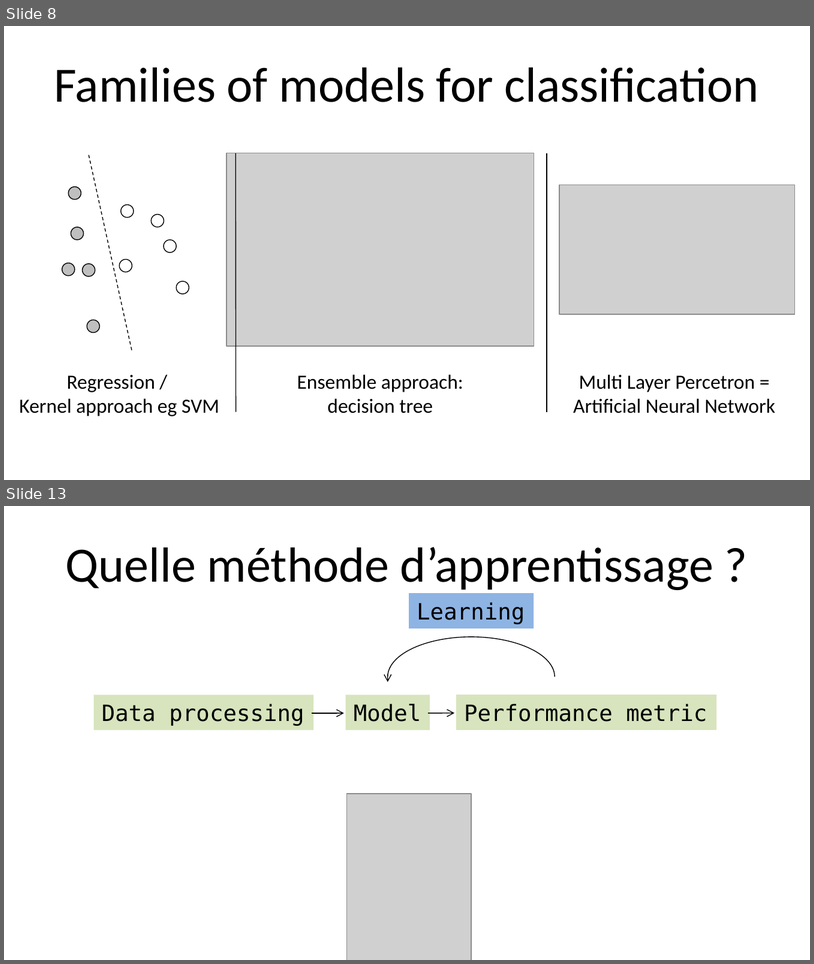
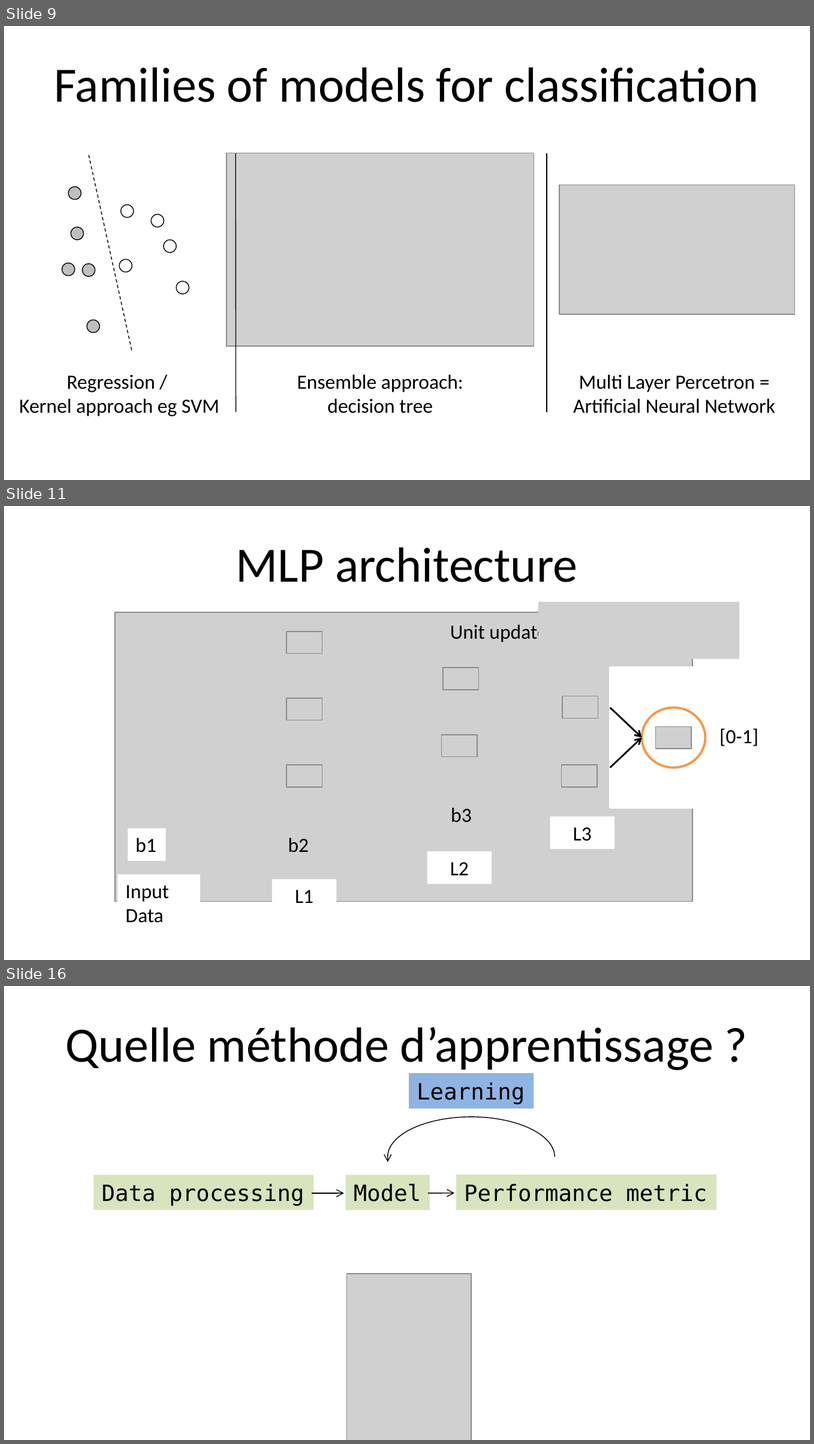
Before and after one commit to Monia234/IFSBM-bigdata, a slide deck: TP_IFSBM_module12/2020/labs/lab_2/TP_DL.pptx. Shown one above the other, each under a label of ours: slides 8 and 13 before the commit, slides 9, 11 and 16 after it; the slides between them are not shown. The pictures are 814x964 and 814x1444 pixels, drawn with LibreOffice and Linux fonts; fonts in the diff are those of the drawing; grey boxes stand for pictures. Boxes give left, top, right and bottom in pixels: in the first picture for what was removed or moved away, otherwise in the second. Text is boxed around its words. In the diff, an @@ line names an element or a change of style, - is before the commit and + after.

```diff
--- a/TP_IFSBM_module12/2020/labs/lab_2/TP_DL.pptx
+++ b/TP_IFSBM_module12/2020/labs/lab_2/TP_DL.pptx
@@ slide 11 added at box(4, 506, 810, 960), background #FFFFFF @@
@@ title added at box(236, 547, 578, 582), 44 pt, text #000000 @@
+MLP architecture
@@ picture added at box(115, 612, 693, 901) @@
@@ picture added at box(539, 602, 740, 659) @@
@@ picture added at box(286, 631, 322, 653) @@
@@ text added at box(450, 624, 552, 642), 18 pt, text #000000 @@
+Unit update:
@@ picture added at box(443, 667, 479, 689) @@
@@ rectangle added at box(611, 667, 705, 807), fill #FFFFFF, outline #FFFFFF 2 pt @@
@@ picture added at box(286, 698, 322, 720) @@
@@ picture added at box(563, 696, 599, 718) @@
@@ arrow added from (611, 708) to (642, 738), #000000 1.5 pt @@
@@ ellipse added at box(642, 708, 705, 767), fill #FFFFFF, outline #F79646 2 pt @@
@@ picture added at box(442, 734, 477, 756) @@
@@ arrow added from (611, 767) to (642, 738), #000000 1.5 pt @@
@@ picture added at box(656, 726, 691, 748) @@
@@ text added at box(720, 728, 759, 746), 18 pt, text #000000 @@
+[0-1]
@@ picture added at box(286, 765, 322, 787) @@
@@ picture added at box(562, 765, 597, 787) @@
@@ text added at box(451, 807, 472, 822), 18 pt, text #000000 @@
+b3
@@ rectangle added at box(128, 828, 166, 860), fill #FFFFFF, 18 pt, text #000000 @@
+b1
@@ rectangle added at box(550, 816, 614, 849), fill #FFFFFF, 18 pt, text #000000 @@
+L3
@@ text added at box(288, 837, 309, 852), 18 pt, text #000000 @@
+b2
@@ rectangle added at box(428, 851, 492, 883), fill #FFFFFF, 18 pt, text #000000 @@
+L2
@@ rectangle added at box(118, 874, 200, 931), fill #FFFFFF, 18 pt, text #000000 @@
+Input
+Data
@@ rectangle added at box(273, 879, 337, 911), fill #FFFFFF, 18 pt, text #000000 @@
+L1
@@ what was slide 8 is now slide 9 @@
@@ what was slide 13 is now slide 16 @@
```
Also in this commit, not shown: 1 slide changed, 8 other slides added, 5 slides removed.
